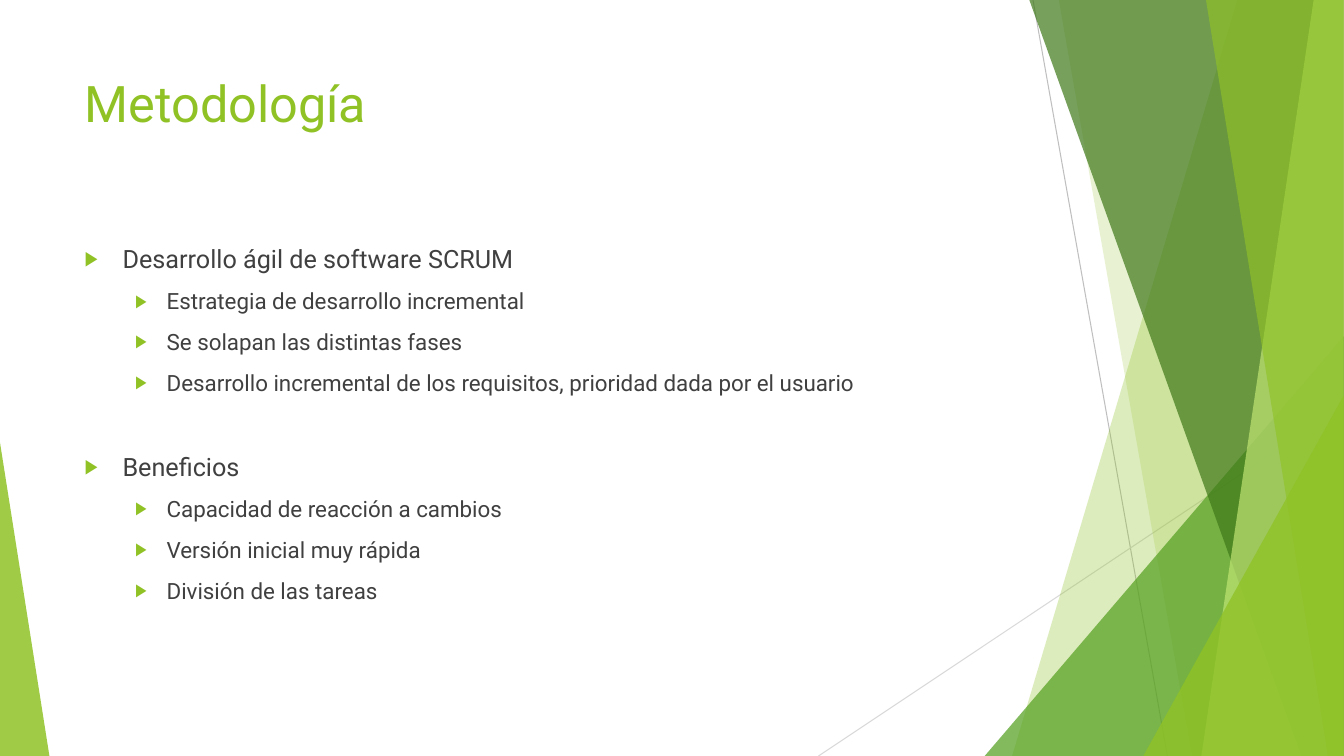
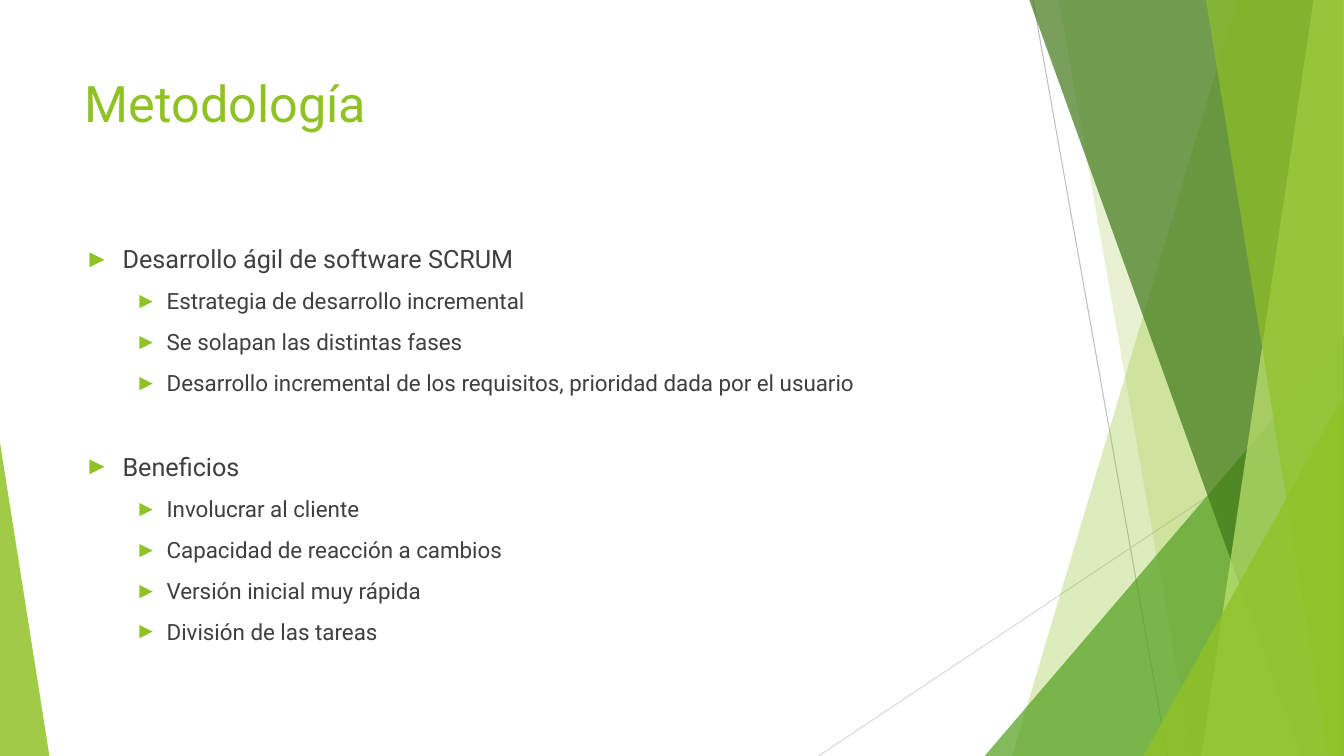
Before and after one commit to jojube95/piset, a slide deck: slide 7 of entregables/presentation/Análisis y desarrollo de una aplicación de gestión de tareas para grupos.pptx. Drawn at 1344x756 pixels with LibreOffice and Linux fonts; fonts in the diff are those of the drawing. Boxes give left, top, right and bottom in pixels: in the first picture for what was removed or moved away, otherwise in the second. Text is boxed around its words. In the diff, an @@ line names an element or a change of style, - is before the commit and + after.

```diff
--- a/entregables/presentation/Análisis y desarrollo de una aplicación de gestión de tareas para grupos.pptx
+++ b/entregables/presentation/Análisis y desarrollo de una aplicación de gestión de tareas para grupos.pptx
@@ text at [123, 249, 854, 640]: text colour #404040 to #3F3F3F; bullet ▶ to ►; less space between paragraphs @@
@@ text at [167, 500, 359, 517]: paragraph added @@
+  ► Involucrar al cliente
```
Also in this commit, not shown: 18 other slides changed, 4 slides added, 3 slides removed.
